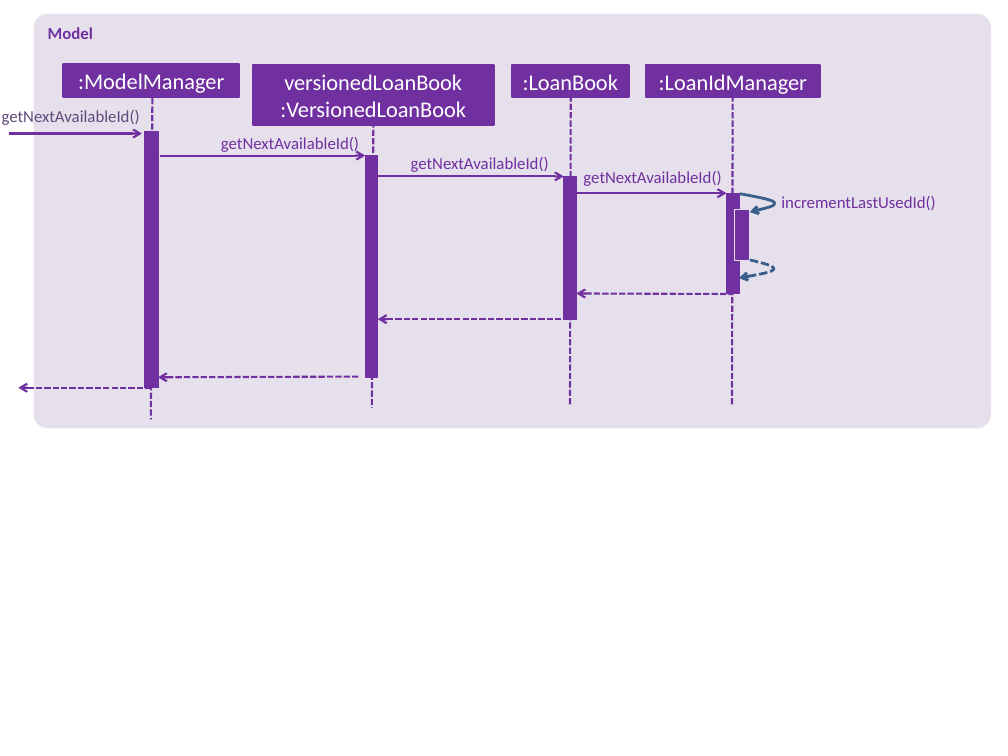
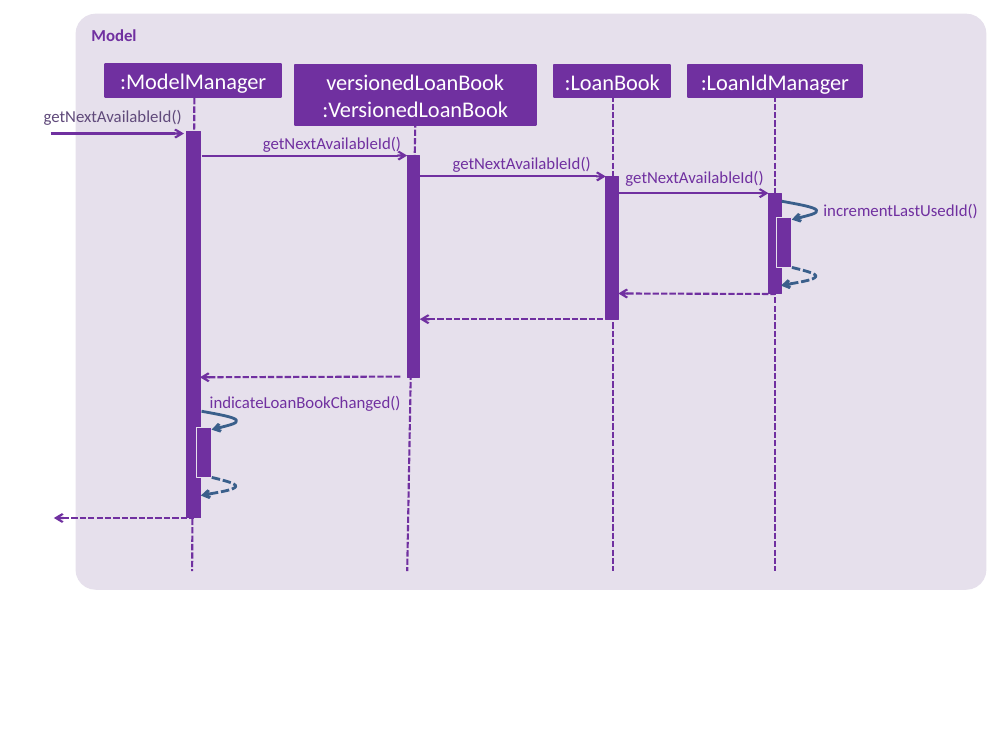
Before and after one commit to CS2103-AY1819S1-F10-2/addressbook-level4, a slide deck: slide 2 of docs/diagrams/AddLoanSequenceDiagram.pptx. Drawn at 1008x756 pixels with LibreOffice and Linux fonts; fonts in the diff are those of the drawing. Boxes give left, top, right and bottom in pixels: in the first picture for what was removed or moved away, otherwise in the second. Text is boxed around its words. In the diff, an @@ line names an element or a change of style, - is before the commit and + after.

```diff
--- a/docs/diagrams/AddLoanSequenceDiagram.pptx
+++ b/docs/diagrams/AddLoanSequenceDiagram.pptx
@@ rounded rectangle "Model": place and size @@
-rounded rectangle "Model" at [33, 14, 991, 428]
+rounded rectangle "Model" at [76, 14, 987, 590]
@@ line moved from (152, 98) - (151, 419) to (195, 98) - (193, 572) @@
@@ line moved from (571, 95) - (571, 406) to (613, 95) - (613, 572) @@
@@ line moved from (733, 95) - (732, 406) to (775, 95) - (775, 572) @@
@@ rectangle: place and size @@
-rectangle at [144, 132, 158, 388]
+rectangle at [186, 132, 201, 518]
@@ line moved from (373, 121) - (372, 408) to (415, 121) - (407, 572) @@
@@ arrow moved from (159, 155) - (365, 155) to (202, 155) - (407, 155) @@
@@ rectangle: place and size @@
-rectangle at [563, 176, 576, 320]
+rectangle at [606, 176, 618, 320]
@@ 1 text, 1 rectangle, 1 freeform shape: place and size @@
-1 text, 1 rectangle, 1 freeform shape at [735, 194, 935, 260]
+1 text, 1 rectangle, 1 freeform shape at [776, 202, 977, 268]
@@ freeform shape: place and size @@
-freeform shape at [739, 260, 774, 278]
+freeform shape at [781, 267, 816, 285]
@@ 6 rectangles, 6 arrows, 4 texts: place and size @@
-6 rectangles, 6 arrows, 4 texts at [2, 65, 820, 377]
+6 rectangles, 6 arrows, 4 texts at [44, 65, 862, 377]
@@ group added at [197, 396, 401, 495]: 2 freeform shapes, 1 rectangle, 1 text @@
+indicateLoanBookChanged()
@@ arrow moved from (18, 388) - (152, 388) to (53, 518) - (194, 518) @@
```
Also in this commit, not shown: 1 slide added, 1 slide removed, 2 other files.
